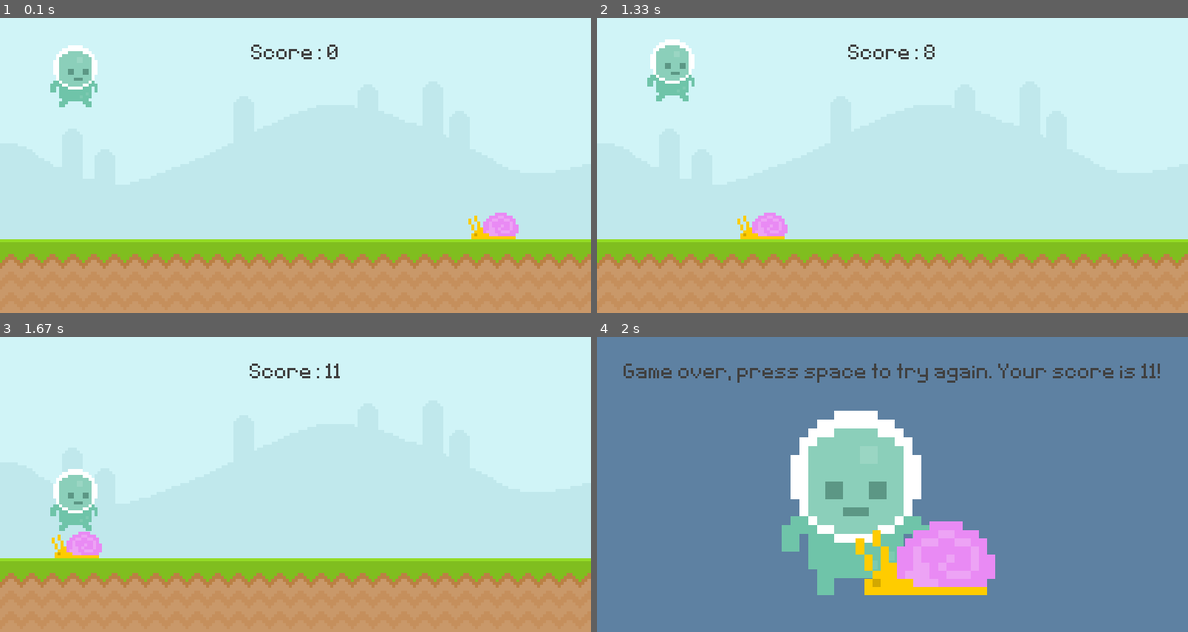
Above: before the commit, frames 1-4 (two rows, left to right).
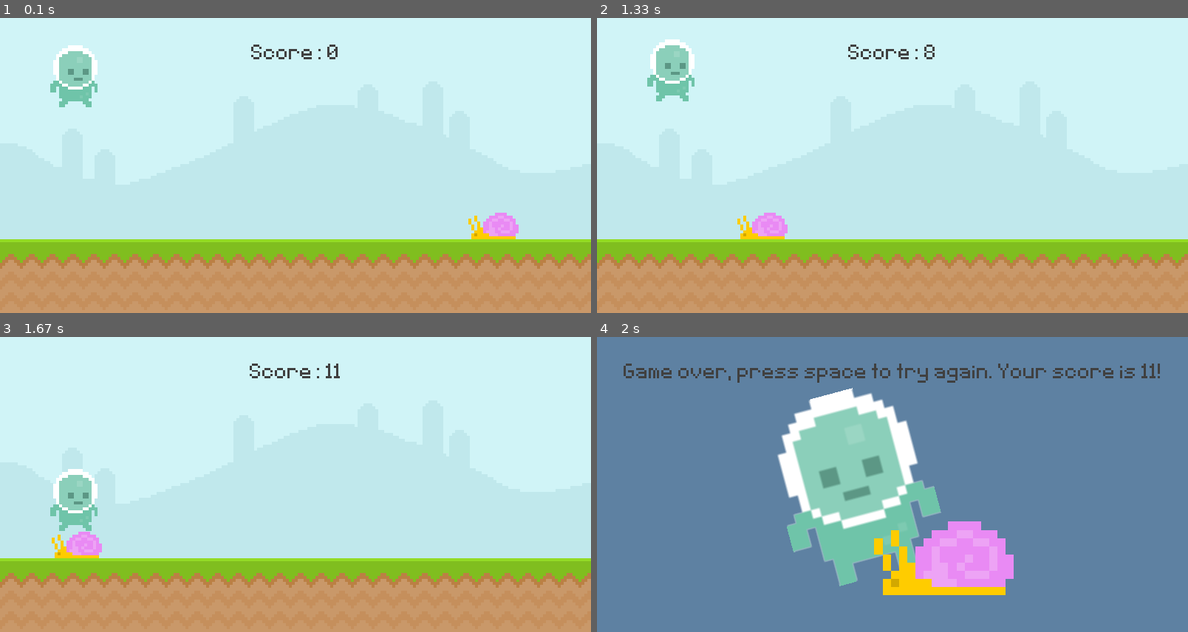
Above: after the commit, the same moments.

Repository: JackMcQuack/pygame-tutorial
Game: pygame game, started from main.py
Two runs of this game, one before a commit and one after it. Both use one fixed random seed, a clock stepped at 60 frames per second and the inputs below.
Inputs (mouse positions are in pixels of both pictures, inside the frame that each line leads up to):
- Up to frame 1 (0.1 s): no input
- Up to frame 2 (1.33 s): tap Space at 0.33 s; click (667, 71) at 0.72 s; click (667, 206) at 1.05 s
- Up to frame 3 (1.67 s): no input
- Up to frame 4 (2 s): no input

Frames 1-3 are identical in both runs. In frame 4, 11% of the frame differs, in the area x 30-71%, y 17-88%.

Commit message:
Changed scaling methed and added a timer.

Diff:
--- a/main.py
+++ b/main.py
@@ -31,39 +31,42 @@
 player_rect = player_surface.get_rect(midbottom = (100, 100))
 
 player_stand_surface = pygame.image.load("graphics/player/player_stand.png")
-player_stand_scaled = pygame.transform.scale(player_stand_surface, (200, 250))
-player_stand_rect = player_stand_scaled.get_rect(midbottom = (350, 350))
+player_stand = pygame.transform.rotozoom(player_stand_surface, 15, 3)
+player_stand_rect = player_stand.get_rect(midbottom = (350, 350))
 
 snail_stand_surface = pygame.image.load("graphics/snail/snail1.png")
-snail_stand_scaled = pygame.transform.scale(snail_stand_surface, (200, 100))
-snail_stand_rect = snail_stand_scaled.get_rect(midbottom = (450, 350))
+snail_stand = pygame.transform.scale(snail_stand_surface, (200, 100))
+snail_stand_rect = snail_stand.get_rect(midbottom = (475, player_stand_rect.bottom))
+
+obstacle_timer = pygame.USEREVENT + 1
+pygame.time.set_timer(obstacle_timer, 900)
 
 while True:
     for event in pygame.event.get():
         if event.type == pygame.QUIT:
             pygame.quit()
             exit()
-        if event.type == pygame.KEYDOWN:
-            if event.key == pygame.K_SPACE:
-                if game_active and player_rect.bottom == 300:
+        if game_active:
+            if event.type == pygame.KEYDOWN:
+                if event.key == pygame.K_SPACE:
+                    if game_active and player_rect.bottom == 300:
+                        player_gravity = -20
+                    if not game_active:
+                        start_time = pygame.time.get_ticks()
+                        snail_rect.left = 700
+                        game_active = True
+            if event.type == pygame.MOUSEBUTTONDOWN:
+                if player_rect.collidepoint(event.pos) and player_rect.bottom == 300:
                     player_gravity = -20
-                if not game_active:
-                    start_time = pygame.time.get_ticks()
-                    snail_rect.left = 700
-                    game_active = True
 
-        if event.type == pygame.MOUSEBUTTONDOWN:
-            if player_rect.collidepoint(event.pos) and player_rect.bottom == 300:
-                player_gravity = -20
+            if event.type == obstacle_timer:
+                print('test')
 
     if game_active:
         screen.blit(sky_surface, (0, 0))
         screen.blit(ground_surface, (0, 300))
 
         display_score()
-        # pygame.draw.rect(screen, '#c0e8ec', text_rect)
-        # pygame.draw.rect(screen, '#c0e8ec', text_rect, 20)
-        # screen.blit(text_surface, text_rect)
 
         screen.blit(snail_surface, snail_rect)
         if snail_rect.right <= 0:
@@ -82,8 +85,10 @@
         endtext_rect = endtext_surface.get_rect(center = (400, 50))
         screen.fill((94, 129, 162))
         screen.blit(endtext_surface, endtext_rect)
-        screen.blit(player_stand_scaled, player_stand_rect)
-        screen.blit(snail_stand_scaled, snail_stand_rect)
+        screen.blit(player_stand, player_stand_rect)
+        screen.blit(snail_stand, snail_stand_rect)
+
+
 
     pygame.display.update()
     clock.tick(60)
